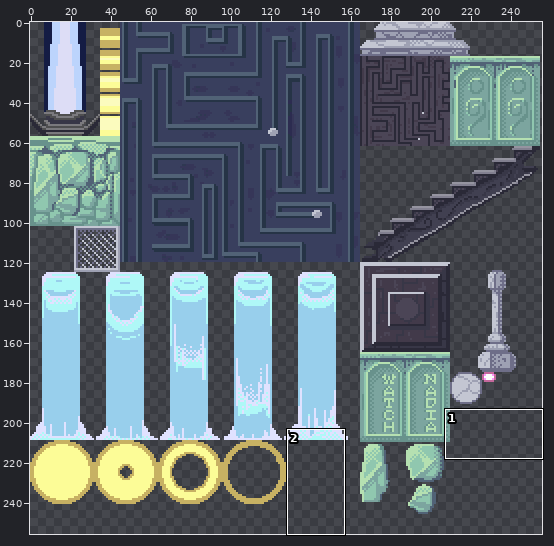
File history of a sprite sheet, my-gdx-game-android/assets/img/seeTiles1.png. Above, an overview of the earlier version with the close-up marked.
Close-up. Before:
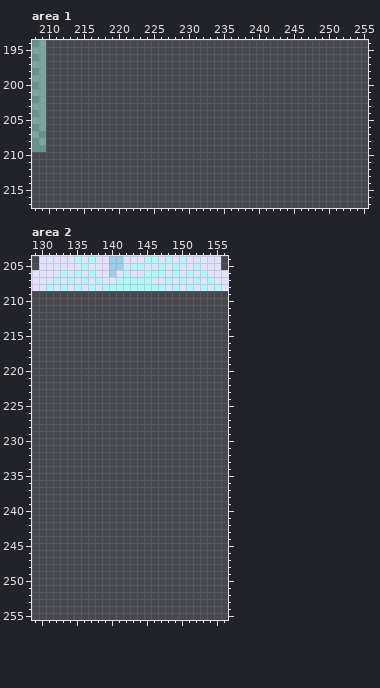
The file is 256x256 pixels. Colours within 5 levels of each other are drawn and written as one. Shown: area 1: x 208..255, y 194..217; area 2: x 129..156, y 204..255.
Now the later version:
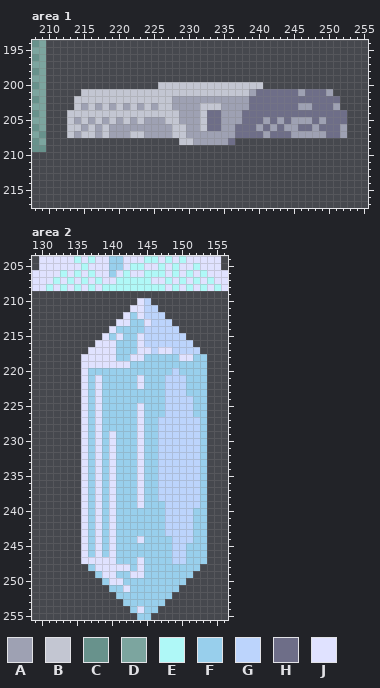
Palette (. is transparent): A #9ea1b3  B #c3c6d2  C #68928c  D #7ca59f  E #aff8f7  F #98cfec  G #bcd4fc  H #6e6e88  J #e0e2ff
The exact change:
Changed rows in their new state; - is an unchanged pixel.
Area 1:
first column x 213:
200 -------------BBBBBBBBBBBBBBB------------
201 --BBBBBBBBBBBBBBBBBBBBBBBBAHHHHHHAHHHA--
202 -BBBBBBBBBBBBBBAAAAAAAAAAAHHHHHHHHHHHHH-
203 -BABABABABABABBAAAABBBAAAAHHHHHHHAAHHHA-
204 BBBBBBBBBBBBBBBBAAABHHAAAHHHHHHHHHHHHHHH
205 BABABABABABAAABBAAABHHAAAHHHAHAHAAAHAHHH
206 BBABABAAAAAAAAABBAABHHAAHHHAHAHAAHHAHHHA
207 BABBABAAABBAAAABBAAAAAAAHHHHAHHHAAAAAHHA
208 ----------------BBAAAAAH----------------
Area 2:
first column x 136:
210 --------JG--------
211 -------JJGG-------
212 ------JFJGGG------
213 -----JJFFJGGG-----
214 ----JFFFFGGGGG----
215 ---JFJFFJGGGGGG---
216 --JJJFFFJGGGGGGG--
217 -JJJJFFFJJGJJGGGG-
218 JJJJJFFJJFFFFFJJFF
219 JJJJJJJFFFFFFFFFFF
220 JFFFFFFFFFFFFGFFFF
221 JFJFFFFFJFFFGGGFFF
222 JFJFFFFFJFFFGGGFFF
223 JFJFFFFFFFFFGGGFFF
224 JFJFFFFFFFFFGGGGFF
225 JFJFFFFFJFFFGGGGFF
226 JFJFFFFFJFFFGGGGFF
227 JFJFFFFFJFFGGGGGGF
228 JFJFFFFFJFFGGGGGGF
229 JFJFJFFFJFFGGGGGGF
230 JFJFJFFFJFFGGGGGGF
231 JFJFJFFFJFFGGGGGGF
232 JFJFJFFFJFFGGGGGGF
233 JFJFJFFFJFFGGGGGGF
234 JFJFJFFFJFFGGGGGGF
235 JFJFJFFFJFFGGGGGGF
236 JFJFJFFFJFFGGGGGGF
237 JFJFJFFFJFFGGGGGGF
238 JFJFJFFFJFFGGGGGGF
239 JFJFJFFFJFFFGGGGGF
240 JFJFJFFFFFFFGGGGFF
241 JFJFJFFFFFFFGGGGFF
242 JFJFJFFFFFFFGGGGFF
243 JFJFJFFFFFFFGGGGFF
244 JFJFJFFFJFFFFGGGFF
245 JFJFJFFFFFFFFGGFFF
246 JFJFJFFFFFFFFGGFFF
247 JJJJJFFFJFFFFGGFFF
248 -FJJJJJFJFFFFFFFF-
249 --FJJFFJJFFFFFFF--
250 ---FJJFFFFFFFFF---
251 ----FFJFFFFFFF----
252 -----FFFFFFFF-----
253 ------FFFFFF------
254 -------FJFF-------
255 --------FF--------
Changed places in both close-ups, as pixel boxes (x1, y1, x2, y2):
added: (67, 82, 347, 145)
added: (81, 298, 207, 620)
